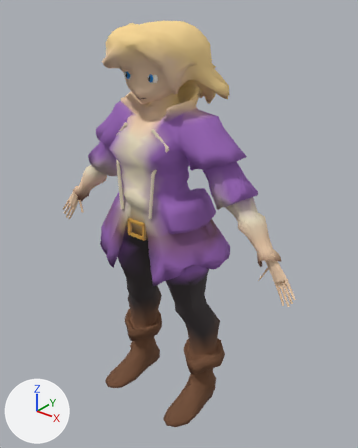
Renders of the Blender file assets/source/female/lia_rigged.blend from each side of a commit.
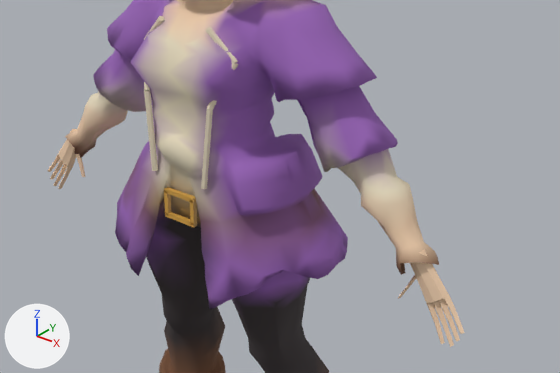
Each version appears first whole from a 50 mm lens placed at (1.428, -1.678, 2.056), pointed at (0.042, 0.054, 0.982), and next in a close-up on the part from 10% to 97% of the width and 25% to 72% of the height. Every picture has the same lights, and +X, +Y and +Z are marked at lower left. The last two pictures show the newer version.

Names of what the first close-up shows: 'CreamPiping.002', 'CreamPiping.005', 'DetailedHandLeft', 'DetailedHandRight', 'LiaBody' and 7 more.
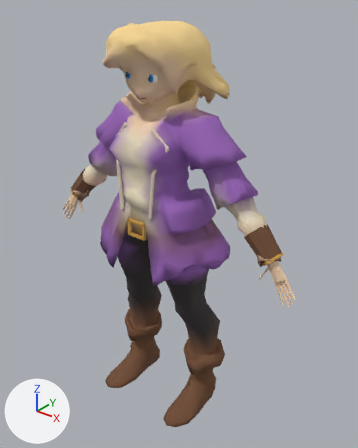
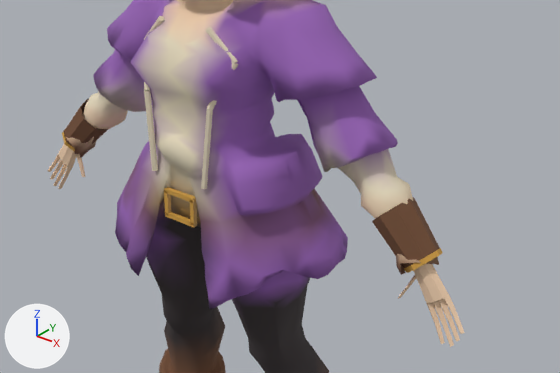
Changed parts and their boxes (x1, y1, x2, y2) in the close-ups (560 x 373 px):
'BracerLeft', added (brown): after (372, 197, 440, 268)
'BracerRight', added (brown): after (64, 99, 108, 149)
'WristBandLeft', added: after (404, 248, 443, 273)
'WristBandRight', added: after (62, 131, 75, 152)

What the commit changed:
Material 'WristBandGold' (mat_wristbandgold) is new.
Its base color is (0.65, 0.35, 0.06) (orange #d3a045).
Its roughness is 0.9.
Material 'BracerLeather' (mat_bracerleather) is new.
Its base color is (0.17, 0.075, 0.035) (brown #734d35).
Its roughness is 0.9.
Mesh me_wristbandright is new.
It has 16 vertices, 8 faces and spans x -0.6454..-0.5663, y -0.0731..0.0247, z 0.9812..1.0575.
It uses material mat_wristbandgold (orange #d3a045).
Mesh me_bracerright is new.
It has 16 vertices, 8 faces and spans x -0.644..-0.469, y -0.072..0.042, z 0.983..1.159.
It uses material mat_bracerleather (brown #734d35).
Mesh me_wristbandleft is new.
It has 16 vertices, 8 faces and spans x 0.5663..0.6454, y -0.0731..0.0247, z 0.9812..1.0575.
It uses material mat_wristbandgold (orange #d3a045).
Mesh me_bracerleft is new.
It has 16 vertices, 8 faces and spans x 0.469..0.644, y -0.072..0.042, z 0.983..1.159.
It uses material mat_bracerleather (brown #734d35).
Object 'WristBandRight' (ob_wristbandright) is new; it shows me_wristbandright.
Its location is (0.0, 0.0, 0.0).
Object 'BracerRight' (ob_bracerright) is new; it shows me_bracerright.
Its location is (0.0, 0.0, 0.0).
Object 'WristBandLeft' (ob_wristbandleft) is new; it shows me_wristbandleft.
Its location is (0.0, 0.0, 0.0).
Object 'BracerLeft' (ob_bracerleft) is new; it shows me_bracerleft.
Its location is (0.0, 0.0, 0.0).
